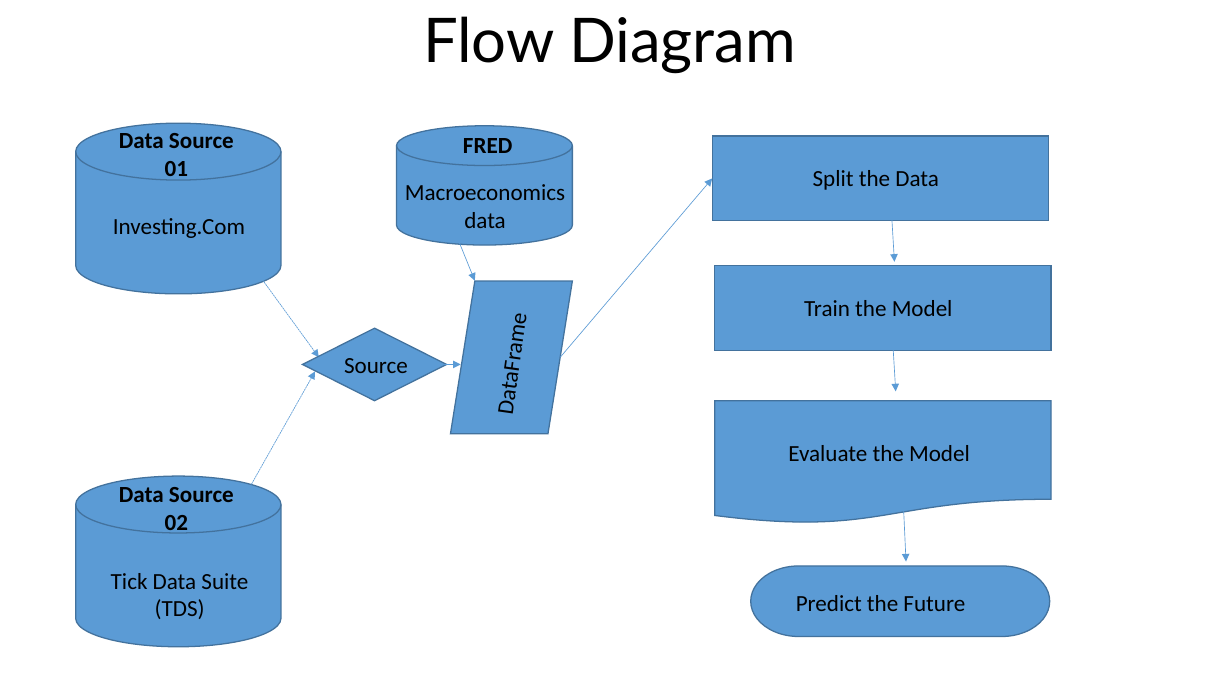
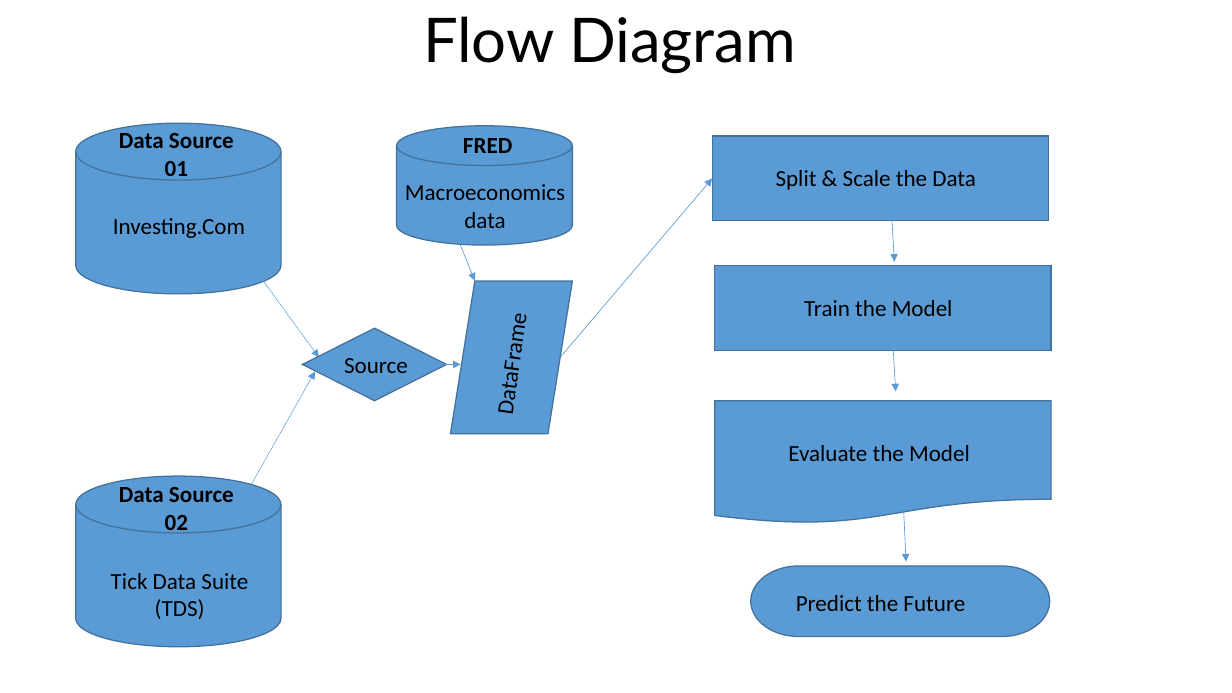
Before and after one commit to Akubue4U/PyProjects, a slide deck: slide 13 of MyBDAThesis/Akubue Simon - Thesis Presentation.pptx. Drawn at 1232x693 pixels with LibreOffice and Linux fonts; fonts in the diff are those of the drawing. Boxes give left, top, right and bottom in pixels: in the first picture for what was removed or moved away, otherwise in the second. Text is boxed around its words. In the diff, an @@ line names an element or a change of style, - is before the commit and + after.

```diff
--- a/MyBDAThesis/Akubue Simon - Thesis Presentation.pptx
+++ b/MyBDAThesis/Akubue Simon - Thesis Presentation.pptx
@@ text at (x1=776, y1=170, x2=976, y2=190): text changed @@
-Split the Data
+Split & Scale the Data
```
Also in this commit, not shown: 3 other slides changed, 1 slide added, 2 other files.
